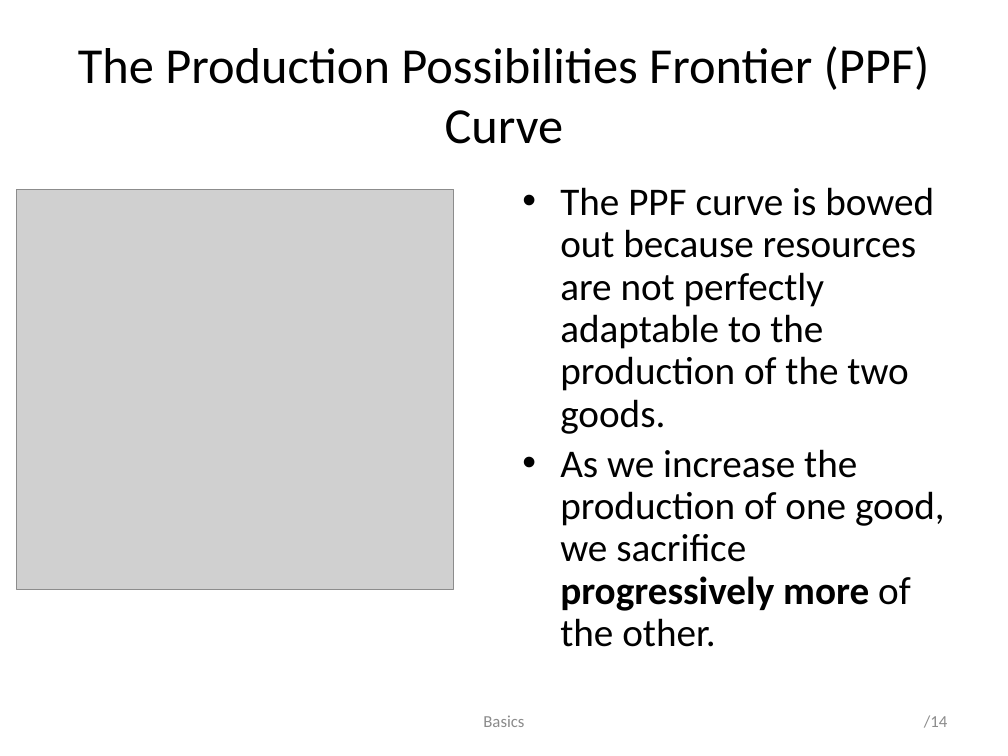
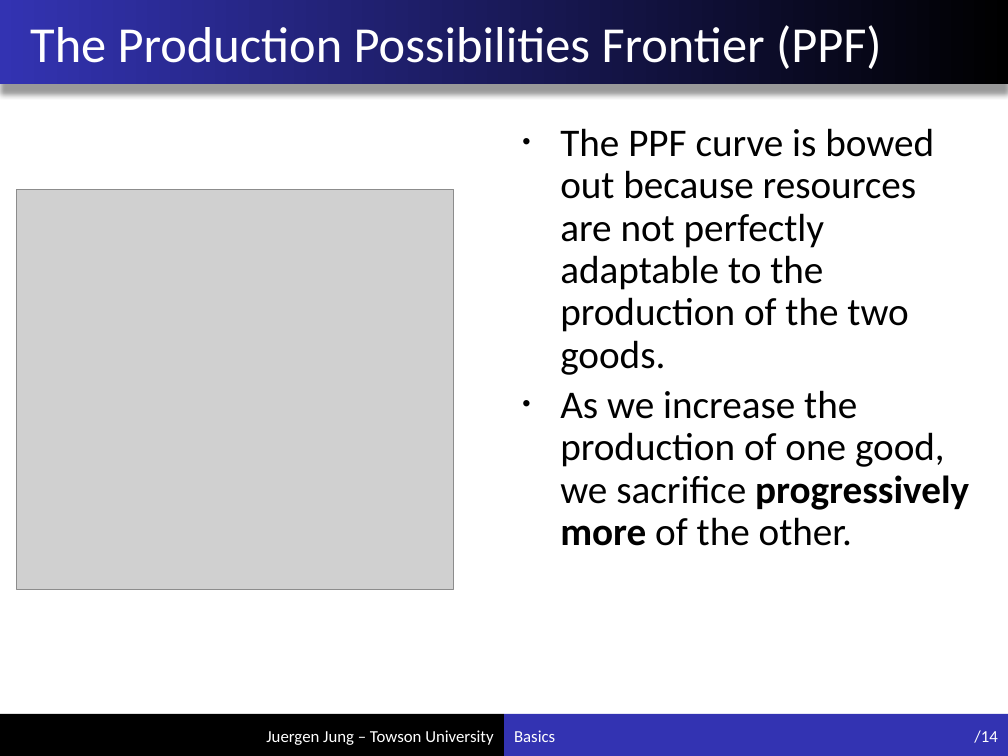
Before and after one commit to juejung/juejung.github.io, a slide deck: slide 14 of jdocs/Macro1/basics1_4.pptx. Drawn at 1008x756 pixels with LibreOffice and Linux fonts; fonts in the diff are those of the drawing; grey boxes stand for pictures. Boxes give left, top, right and bottom in pixels: in the first picture for what was removed or moved away, otherwise in the second. Text is boxed around its words. In the diff, an @@ line names an element or a change of style, - is before the commit and + after.

Commit message:
add new formatting to slides

```diff
--- a/jdocs/Macro1/basics1_4.pptx
+++ b/jdocs/Macro1/basics1_4.pptx
@@ rectangle added at (0,0,1008,84), fill gradient #000000 to #3333B2 @@
@@ title at (30,25,882,69): text changed; text colour #000000 to #F0F0F0 @@
-The Production Possibilities Frontier (PPF) Curve
+The Production Possibilities Frontier (PPF)
@@ text "The PPF curve is bowed ..." rewrapped from (560,187,945,647) to (560,128,969,546) @@
@@ rectangle added at (0,714,504,756), fill #000000 @@
@@ text "Basics": place and size @@
-text "Basics" at (483,715,524,727)
+text "Basics" at (514,730,555,742)
@@ text "Basics" at (514,730,555,742): text colour #8C8C8C to #F0F0F0; alignment centre to left @@
@@ rectangle added at (504,714,1008,756), fill #3333B2 @@
@@ page number: place and size @@
-page number at (924,715,947,728)
+page number at (974,730,997,743)
@@ page number at (974,730,997,743): text colour #8C8C8C to #F0F0F0 @@
@@ text added at (266,730,493,745), 12 pt, text #F0F0F0 @@
+Juergen Jung – Towson University
```
Also in this commit, not shown: 47 other slides changed, 3 other files.
